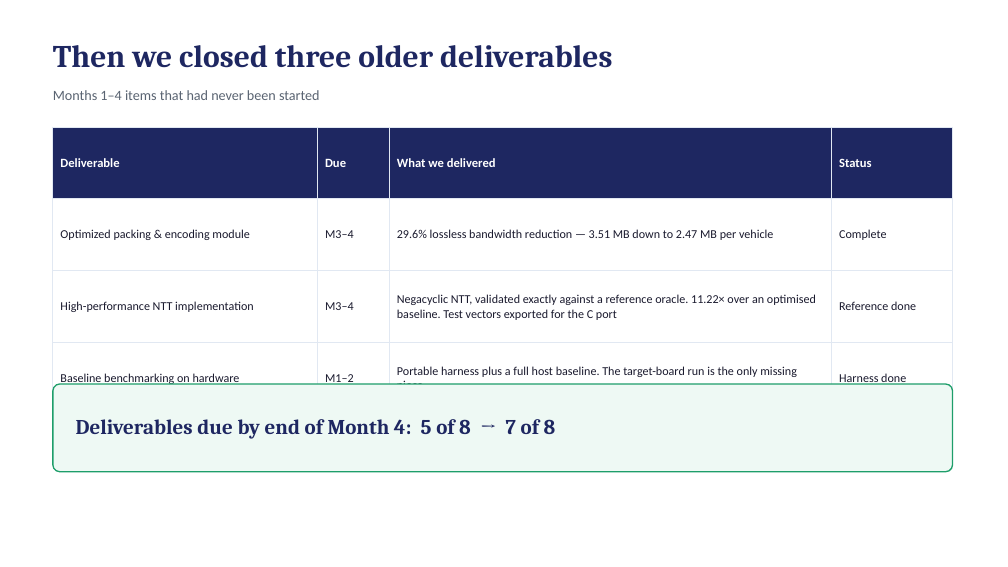
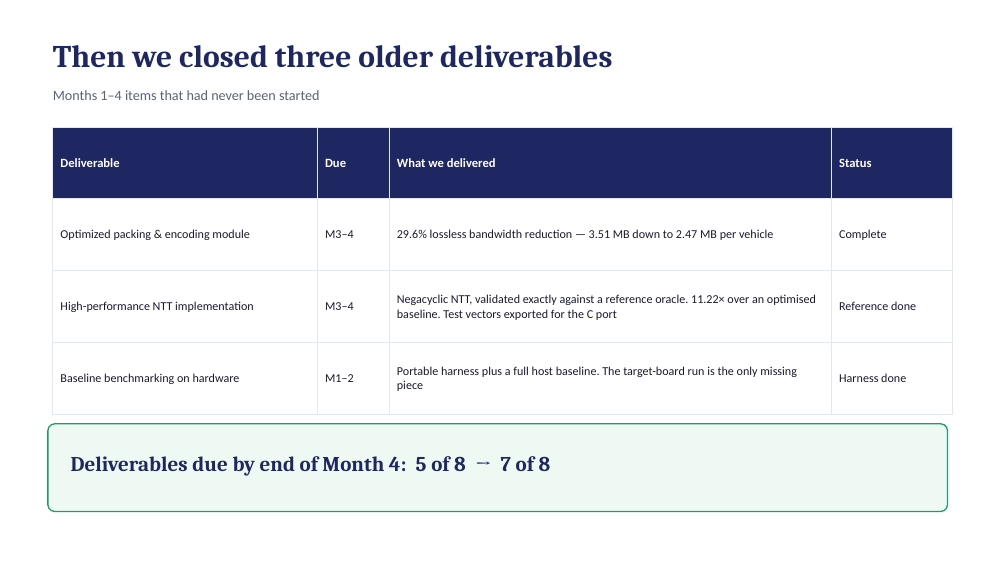
Before and after one commit to hithesh2205/LG-IoV, a slide deck: slide 8 of 5th Month Progress/Newly Added - Month 5/Month5_Status_Update.pptx. Drawn at 1008x567 pixels with LibreOffice and Linux fonts; fonts in the diff are those of the drawing. Boxes give left, top, right and bottom in pixels: in the first picture for what was removed or moved away, otherwise in the second. Text is boxed around its words. In the diff, an @@ line names an element or a change of style, - is before the commit and + after.

Commit message:
Update works done through Month 5-6: add demo network, Strict SingleKey demo, multikey scheme doc, Month 5-6 presentation & simulation, FL/CKKS explainer, conference paper draft, comparison scripts, and presentation speech sheet. Remove Claude attribution from contributions.

```diff
--- a/5th Month Progress/Newly Added - Month 5/Month5_Status_Update.pptx
+++ b/5th Month Progress/Newly Added - Month 5/Month5_Status_Update.pptx
@@ table: place and size @@
-table at bbox=[53, 127, 953, 389]
+table at bbox=[53, 127, 953, 414]
@@ rounded rectangle: place and size @@
-rounded rectangle at bbox=[53, 384, 953, 472]
+rounded rectangle at bbox=[48, 424, 948, 512]
@@ text "Deliverables due by end of ...": place and size @@
-text "Deliverables due by end of ..." at bbox=[76, 419, 556, 439]
+text "Deliverables due by end of ..." at bbox=[71, 456, 551, 476]
```
Also in this commit, not shown: 4 other slides changed, 52 other files.
